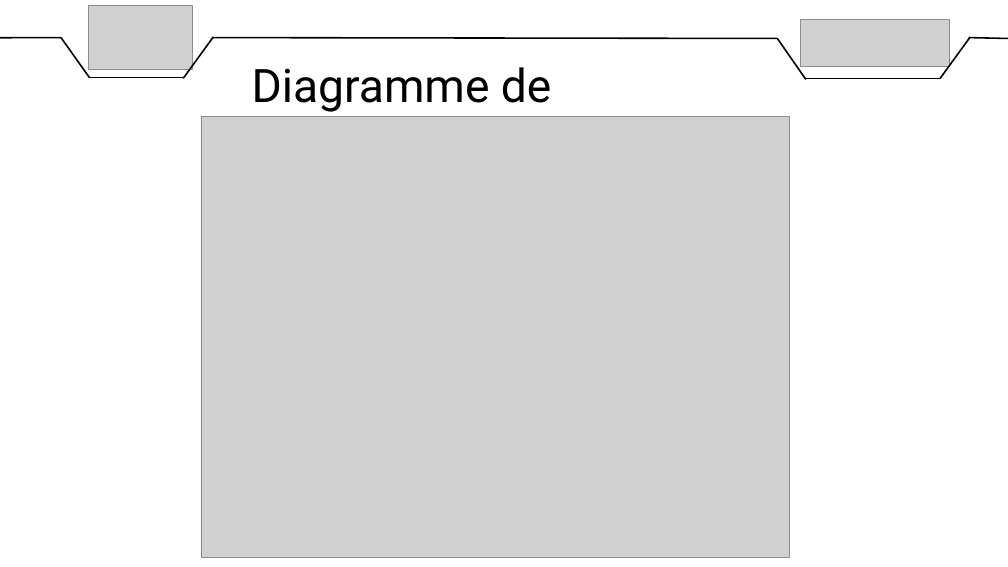
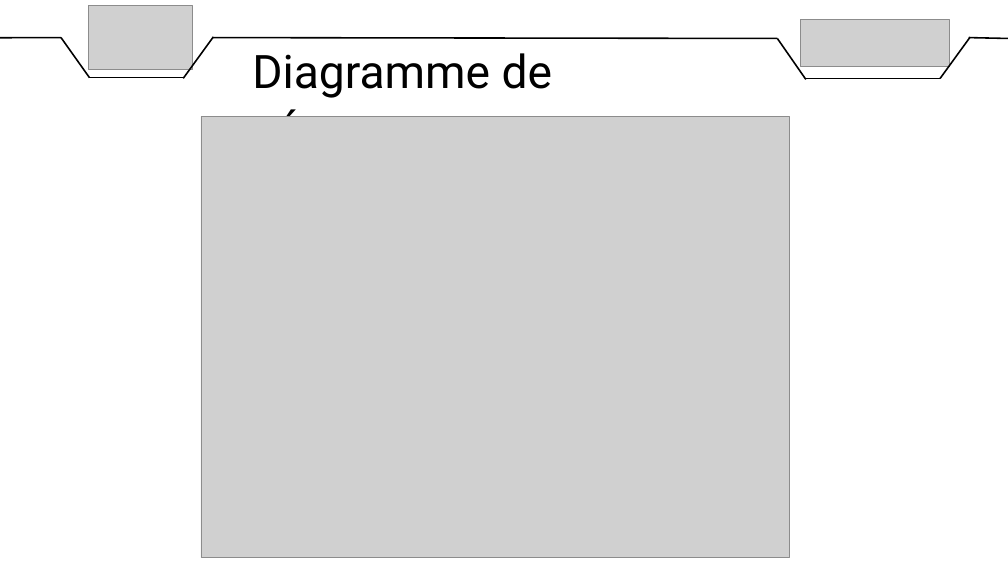
Before and after one commit to DylanChe/SupervisionSerre, a slide deck: slide 6 of oral_projet/revue_2/diaporama_revue_2_dylan.pptx. Drawn at 1008x567 pixels with LibreOffice and Linux fonts; fonts in the diff are those of the drawing; grey boxes stand for pictures. Boxes give left, top, right and bottom in pixels: in the first picture for what was removed or moved away, otherwise in the second. Text is boxed around its words. In the diff, an @@ line names an element or a change of style, - is before the commit and + after.

```diff
--- a/oral_projet/revue_2/diaporama_revue_2_dylan.pptx
+++ b/oral_projet/revue_2/diaporama_revue_2_dylan.pptx
@@ text "Diagramme de séquence" rewrapped from (252,67,551,117) to (252,53,552,117) @@
```
Also in this commit, not shown: 7 other slides changed.
